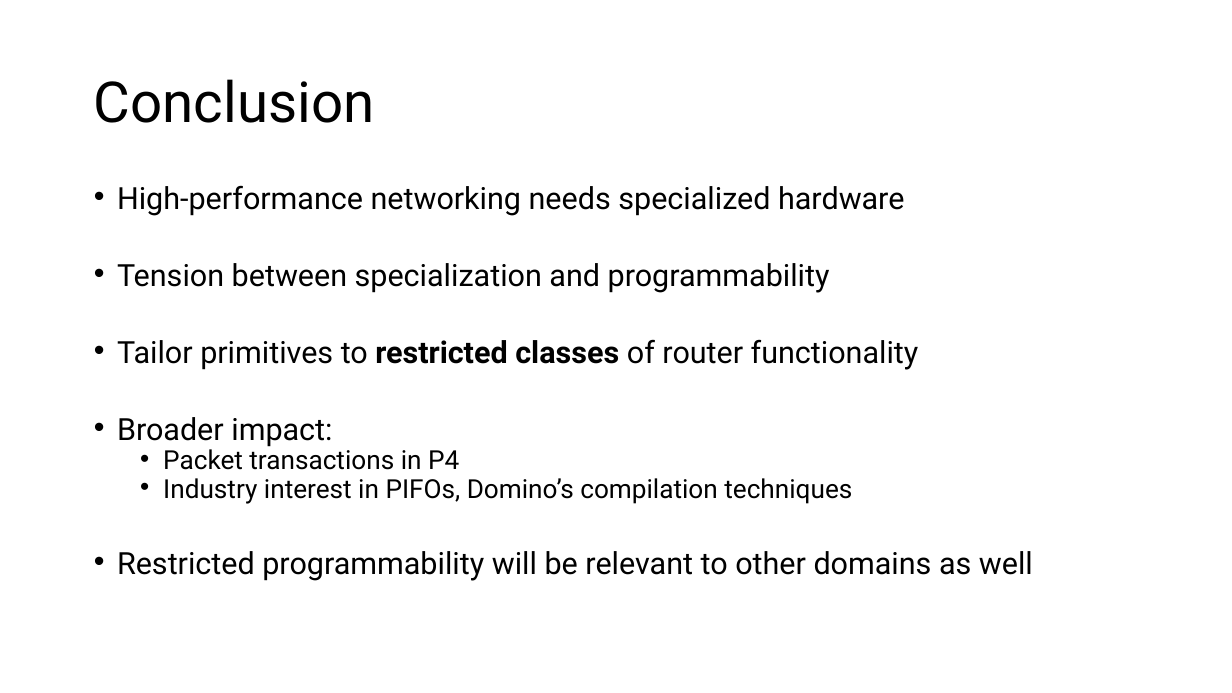
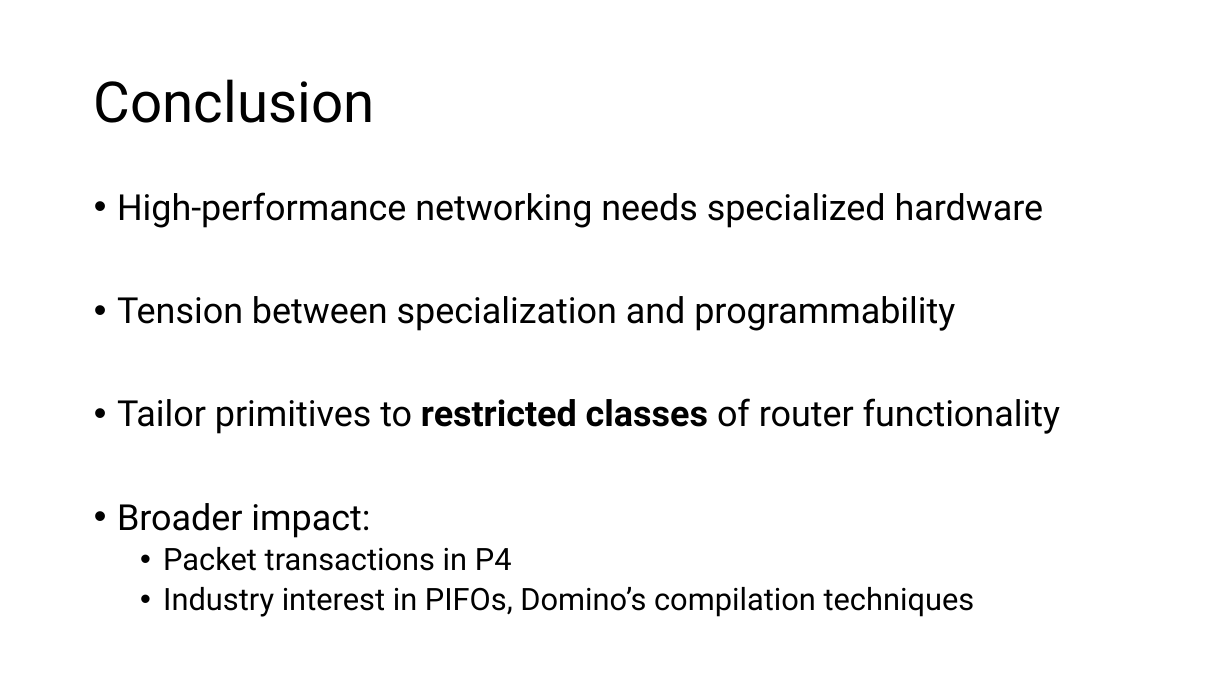
Before and after one commit to anirudhSK/pifo-domino-marple-ppts, a slide deck: slide 46 of combined_domino_pifo.pptx. Drawn at 1232x693 pixels with LibreOffice and Linux fonts; fonts in the diff are those of the drawing. Boxes give left, top, right and bottom in pixels: in the first picture for what was removed or moved away, otherwise in the second. Text is boxed around its words. In the diff, an @@ line names an element or a change of style, - is before the commit and + after.

```diff
--- a/combined_domino_pifo.pptx
+++ b/combined_domino_pifo.pptx
@@ text "High-performance networking needs specialized hardware" at box(117, 192, 1060, 617): size 23.8 to 28 pt in "High-performance networking needs specialized hardware", "Tension between specialization and programmability", "Tailor primitives to restricted classes of router ...", "Broader impact:"; size 20.4 to 24 pt in "Packet transactions in P4", "Industry interest in PIFOs, Domino’s compilation techniques"; line spacing 0.7 to 0.9 @@
@@ text at box(117, 551, 1033, 581): paragraph removed @@
-• Restricted programmability will be relevant to other domains as well
```
Also in this commit, not shown: 10 other slides changed.
